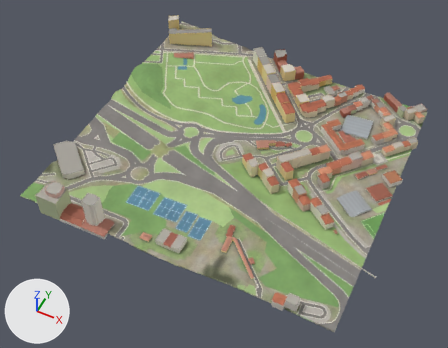
What one commit did to the glTF model public/tiles/monsanto/t_4_3.glb.
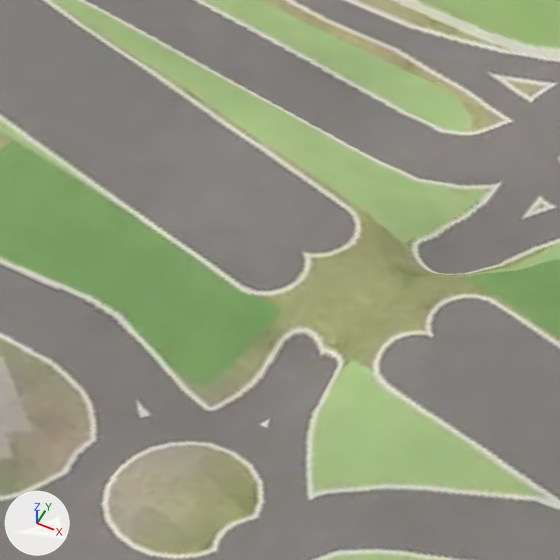
Each version is shown whole from a camera (50 mm lens) standing at (-6915.0, 2515.0, 867.0) and looking at (-7216.0, 3116.0, 116.0), then close up on the part from 26% to 41% of the width and 33% to 52% of the height. Every picture has the same lights, and +X, +Y and +Z are marked at lower left. The first two pictures are the older version. Where no turn or scale is listed for an object, it has been applied to the vertices. Vertices at exactly the same position are counted once.

Before the edit, the objects in view are built like this:
```python
me_buildings = bpy.data.meshes.new('buildings')
me_buildings.from_pydata(...)  # 3630 vertices, 4219 faces; spans x -272.0..272.0, y -262.0..262.0, z -45.0..45.0
me_buildings.materials.append(mat_buildings)
me_terrain = bpy.data.meshes.new('terrain')
me_terrain.from_pydata(...)  # 4348 vertices, 8442 faces; spans x -250.0..250.0, y -250.0..250.0, z -24.0..24.0
me_terrain.materials.append(mat_ground)  # picture img_ground
ob_buildings = bpy.data.objects.new('buildings', me_buildings)
ob_buildings.location = (-7207.9, 3166.3, 153.9)
ob_terrain = bpy.data.objects.new('terrain', me_terrain)
ob_terrain.location = (-7208.5, 3165.4, 133.2)
```
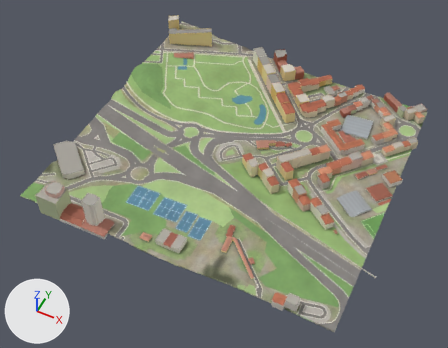
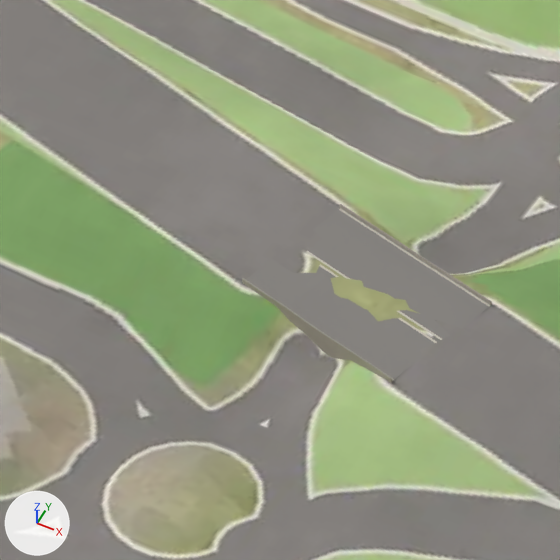
What the commit changed:
me_buildings is used by ob_buildings; location (-7207.9, 3166.3, 153.9).
me_buildings had 3630 vertices, 4219 faces and spanned x -272.0..272.0, y -262.0..262.0, z -45.0..45.0.
me_buildings now has 3774 vertices, 4415 faces and spans x -272.0..272.0, y -262.0..262.0, z -45.0..45.0.
me_buildings part 1: a new loose piece of 56 vertices spanning x -132.0..-91.0, y -73.0..-51.0, z -17.0..-12.0, in mat_buildings.
me_buildings part 2: a new loose piece of 56 vertices spanning x -135.0..-95.0, y -86.0..-64.0, z -19.0..-12.0, in mat_buildings.
Other edits to the shape of me_buildings do not show in these pictures.

Location of each change, (x1, y1, x2, y2) in pixels of the close-ups (560 x 560 px):
'buildings', reshaped (not visible before): after (242, 204, 492, 383)
part 1 of me_buildings, added: after (306, 204, 492, 340)
part 2 of me_buildings, added: after (242, 259, 437, 383)
